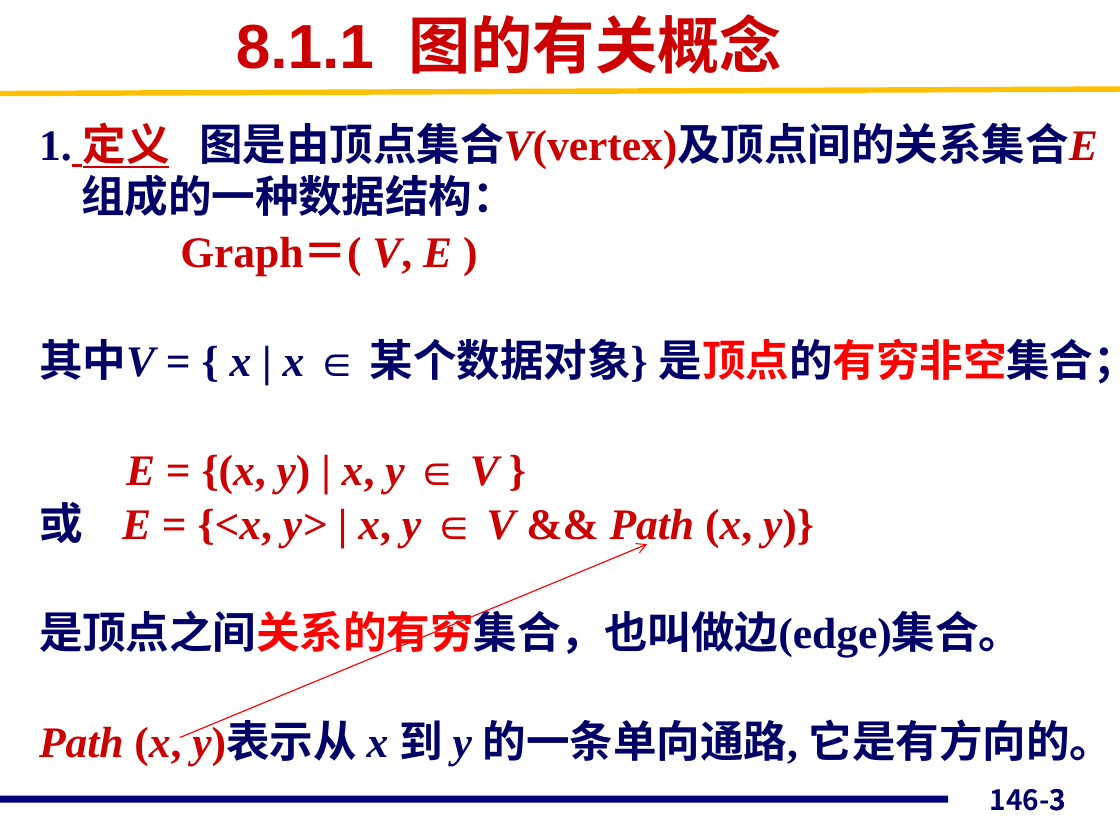
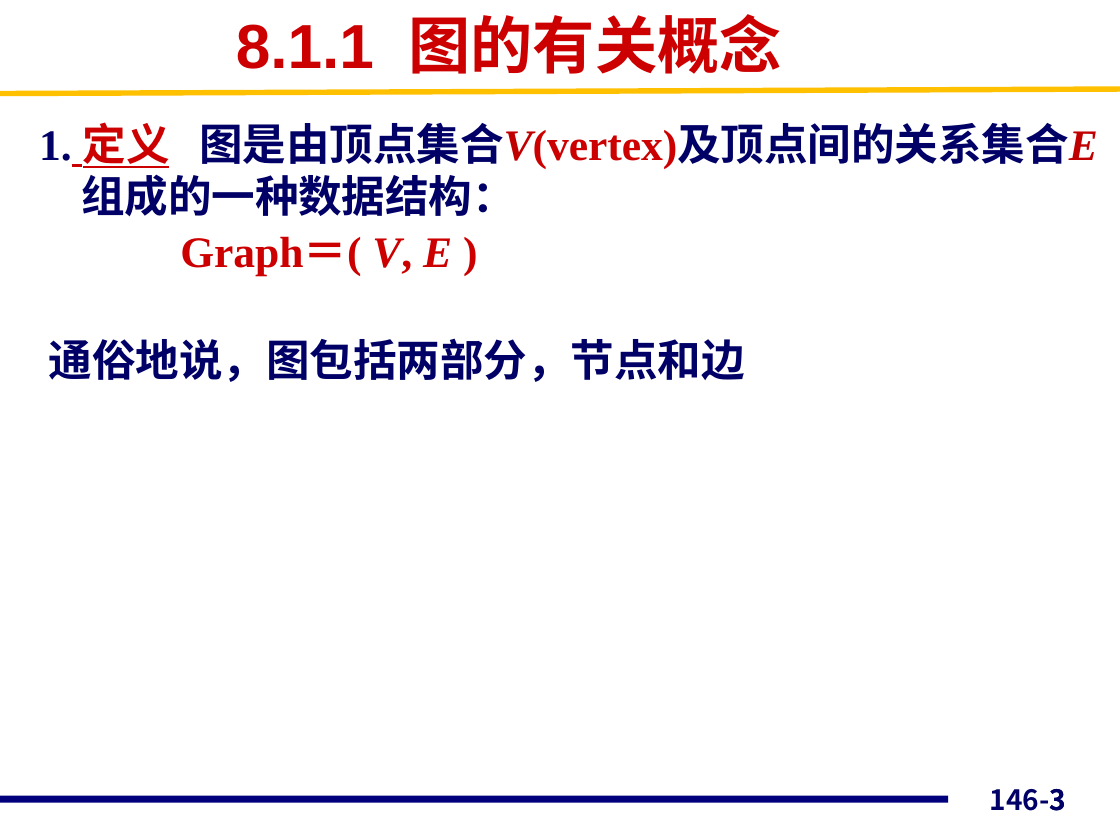
Before and after one commit to Adnios/Class, a slide deck: slide 3 of 基础进阶班/12_1/图.pptx. Drawn at 1120x840 pixels with LibreOffice and Linux fonts; fonts in the diff are those of the drawing. Boxes give left, top, right and bottom in pixels: in the first picture for what was removed or moved away, otherwise in the second. Text is boxed around its words. In the diff, an @@ line names an element or a change of style, - is before the commit and + after.

```diff
--- a/基础进阶班/12_1/图.pptx
+++ b/基础进阶班/12_1/图.pptx
@@ text at <box>49,338,745,382</box>: text changed @@
-其中V = { x | x ∈ 某个数据对象} 是顶点的有穷非空集合；
-E = {(x, y) | x, y ∈ V }
-或 E = {<x, y> | x, y ∈ V && Path (x, y)}
-是顶点之间关系的有穷集合，也叫做边(edge)集合。
-Path (x, y)表示从 x 到 y 的一条单向通路, 它是有方向的。
+通俗地说，图包括两部分，节点和边
@@ arrow removed from (180, 738) to (647, 544) @@
```
Also in this commit, not shown: 16 other files.
